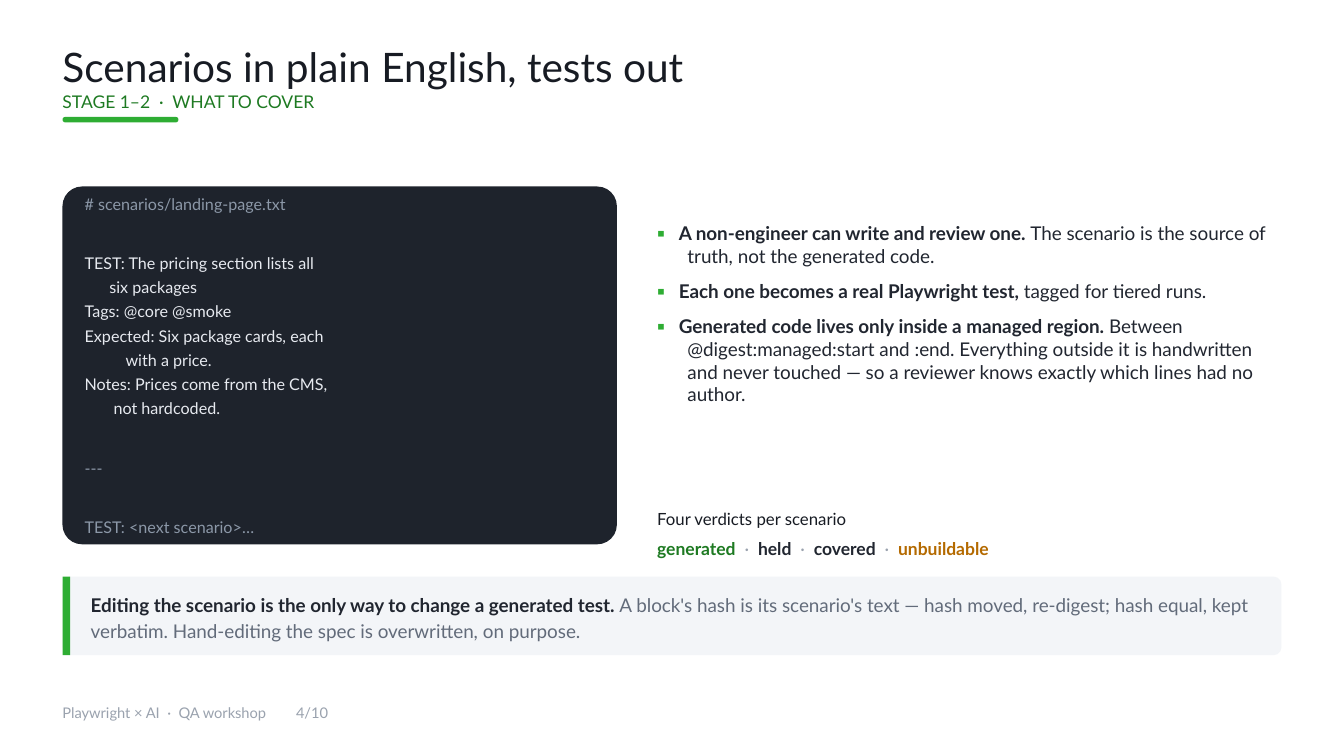
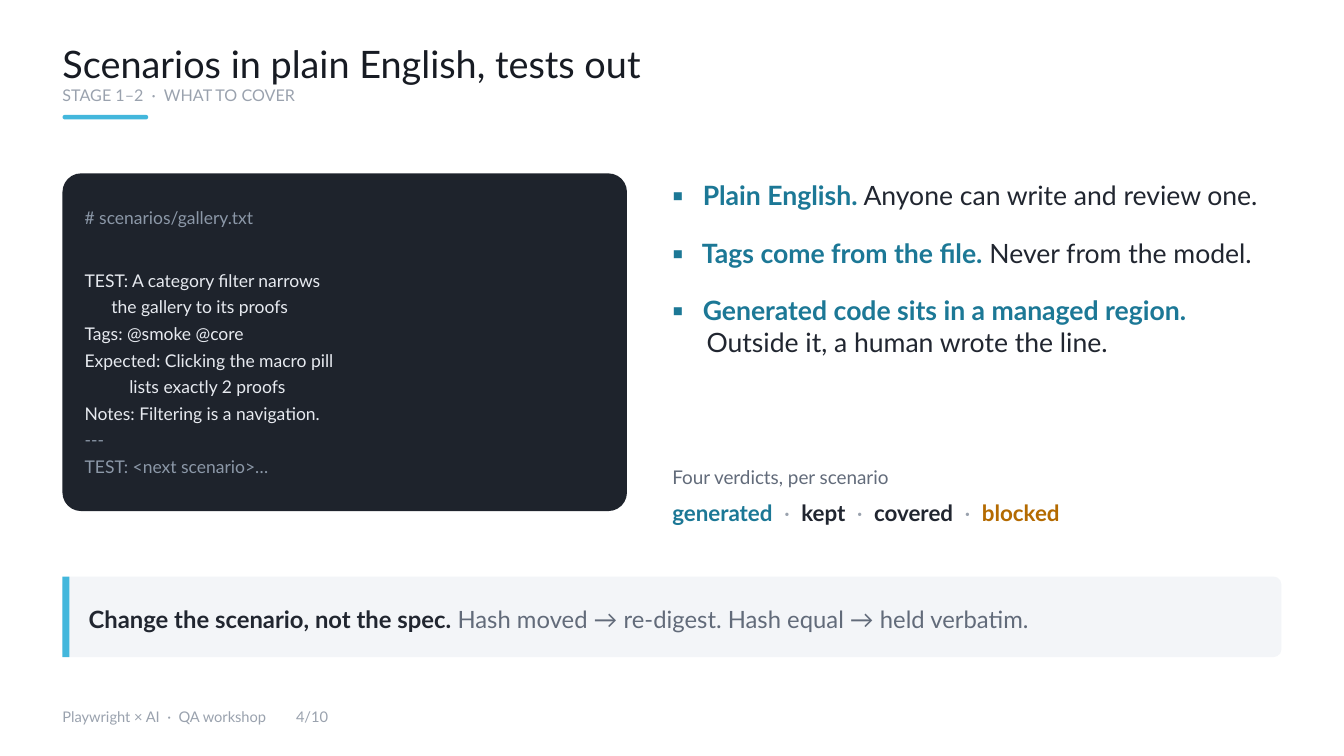
Before and after one commit to yogap02/pwxai, a slide deck: slide 4 of deck/Playwright-AI-QA-Workshop.pptx. Drawn at 1344x756 pixels with LibreOffice and Linux fonts; fonts in the diff are those of the drawing. Boxes give left, top, right and bottom in pixels: in the first picture for what was removed or moved away, otherwise in the second. Text is boxed around its words. In the diff, an @@ line names an element or a change of style, - is before the commit and + after.

```diff
--- a/deck/Playwright-AI-QA-Workshop.pptx
+++ b/deck/Playwright-AI-QA-Workshop.pptx
@@ text "Scenarios in plain English, tests ..." at [62,50,640,101]: size 29 to 27 pt in "Scenarios in plain English, tests out"; size 12.5 to 11.5 pt, text colour #1E7A22 to #9AA2AE in "STAGE 1–2 · WHAT TO COVER" @@
@@ rounded rectangle at [63,115,148,119]: fill #2EAD33 to #43B7DC @@
@@ rounded rectangle: place and size @@
-rounded rectangle at [63,117,178,123]
+rounded rectangle at [63,115,148,119]
@@ rounded rectangle: place and size @@
-rounded rectangle at [63,187,617,544]
+rounded rectangle at [63,173,627,511]
@@ text "# scenarios/gallery.txt": place and size @@
-text "# scenarios/gallery.txt" at [85,198,327,533]
+text "# scenarios/gallery.txt" at [85,211,333,473]
@@ text at [702,185,1257,356]: text changed; size 13.5 to 19 pt @@
-▪ A non-engineer can write and review one. The scenario is the source of truth, not the generated code.
-▪ Each one becomes a real Playwright test, tagged for tiered runs.
-▪ Generated code lives only inside a managed region. Between @digest:managed:start and :end. Everything outside it is handwritten and never touched — so a reviewer knows exactly which lines had no author.
+▪ Plain English. Anyone can write and review one.
+▪ Tags come from the file. Never from the model.
+▪ Generated code sits in a managed region. Outside it, a human wrote the line.
@@ text at [85,211,333,423]: text changed; size 11.5 to 12.5 pt @@
-# scenarios/landing-page.txt
-TEST: The pricing section lists all
-six packages
-Tags: @core @smoke
-Expected: Six package cards, each
-with a price.
-Notes: Prices come from the CMS,
-not hardcoded.
+# scenarios/gallery.txt
+TEST: A category filter narrows
+the gallery to its proofs
+Tags: @smoke @core
+Expected: Clicking the macro pill
+lists exactly 2 proofs
+Notes: Filtering is a navigation.
@@ text at [85,460,268,473]: size 11.5 to 12.5 pt in "---", "TEST: <next scenario>…" @@
@@ text at [672,470,1060,525]: text changed; size 12.5 to 16 pt; text colour #171B23 to #626B7A; bold off @@
-Four verdicts per scenario
-generated · held · covered · unbuildable
+Four verdicts, per scenario
+generated · kept · covered · blocked
@@ rectangle at [63,577,70,657]: fill #2EAD33 to #43B7DC @@
@@ text at [89,610,1028,633]: text changed; size 13.5 to 17 pt @@
-Editing the scenario is the only way to change a generated test. A block's hash is its scenario's text — hash moved, re-digest; hash equal, kept verbatim. Hand-editing the spec is overwritten, on purpose.
+Change the scenario, not the spec. Hash moved → re-digest. Hash equal → held verbatim.
@@ text "Playwright × AI · QA ...": place and size @@
-text "Playwright × AI · QA ..." at [62,707,328,721]
+text "Playwright × AI · QA ..." at [62,711,328,725]
```
Also in this commit, not shown: 9 other slides changed, 21 other files.
